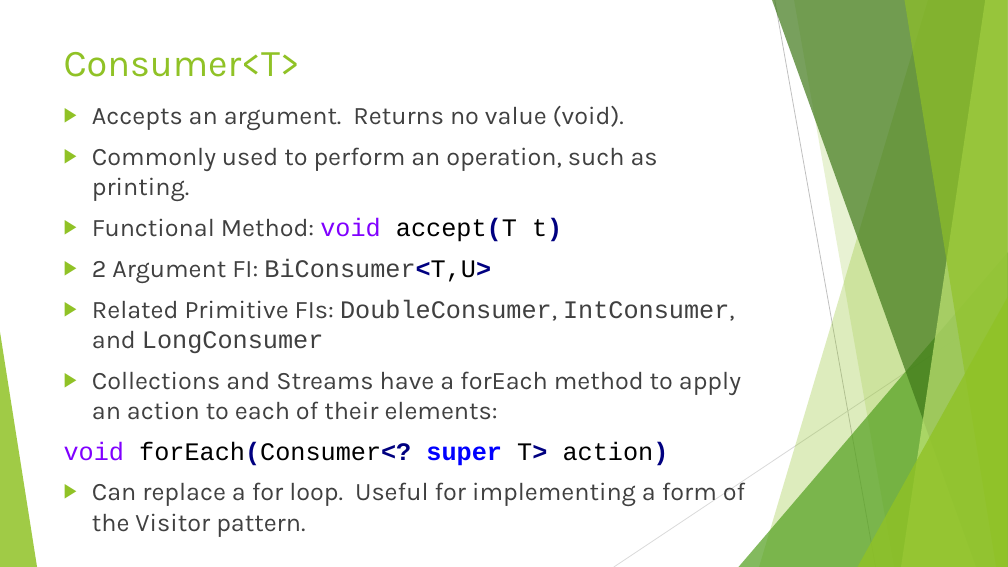
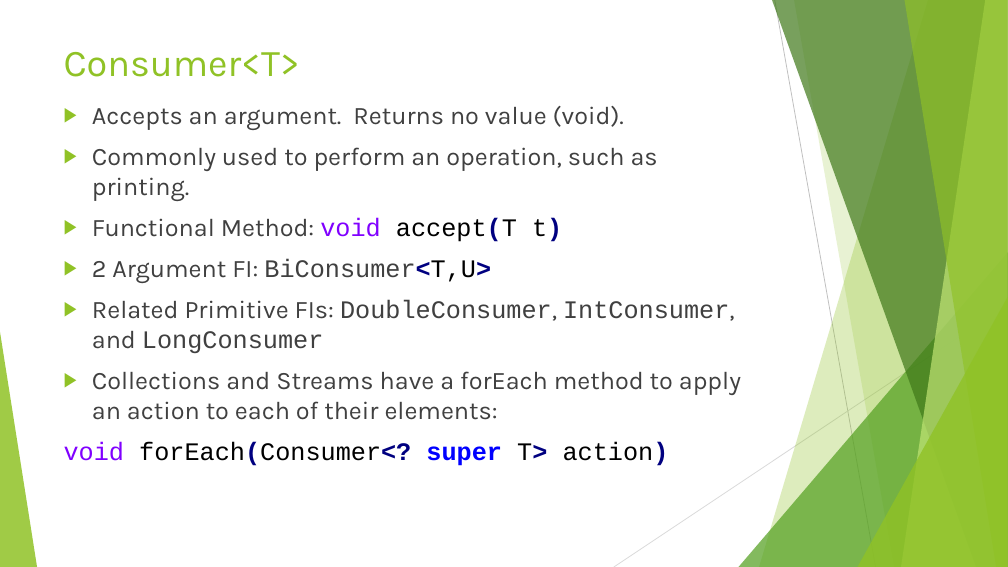
Before and after one commit to RichardRoda/2017-CodePaLOUsa-Lambda, a slide deck: slide 10 of Learning to Love the Lambda in the Stream.pptx (slide 11 before the commit). Drawn at 1008x567 pixels with LibreOffice and Linux fonts; fonts in the diff are those of the drawing. Boxes give left, top, right and bottom in pixels: in the first picture for what was removed or moved away, otherwise in the second. Text is boxed around its words. In the diff, an @@ line names an element or a change of style, - is before the commit and + after.

```diff
--- a/Learning to Love the Lambda in the Stream.pptx
+++ b/Learning to Love the Lambda in the Stream.pptx
@@ text at (92, 482, 745, 537): paragraph removed @@
-▶ Can replace a for loop. Useful for implementing a form of the Visitor pattern.
```
Also in this commit, not shown: 12 other slides changed, 3 slides added, 1 slide removed, 1 other file.
